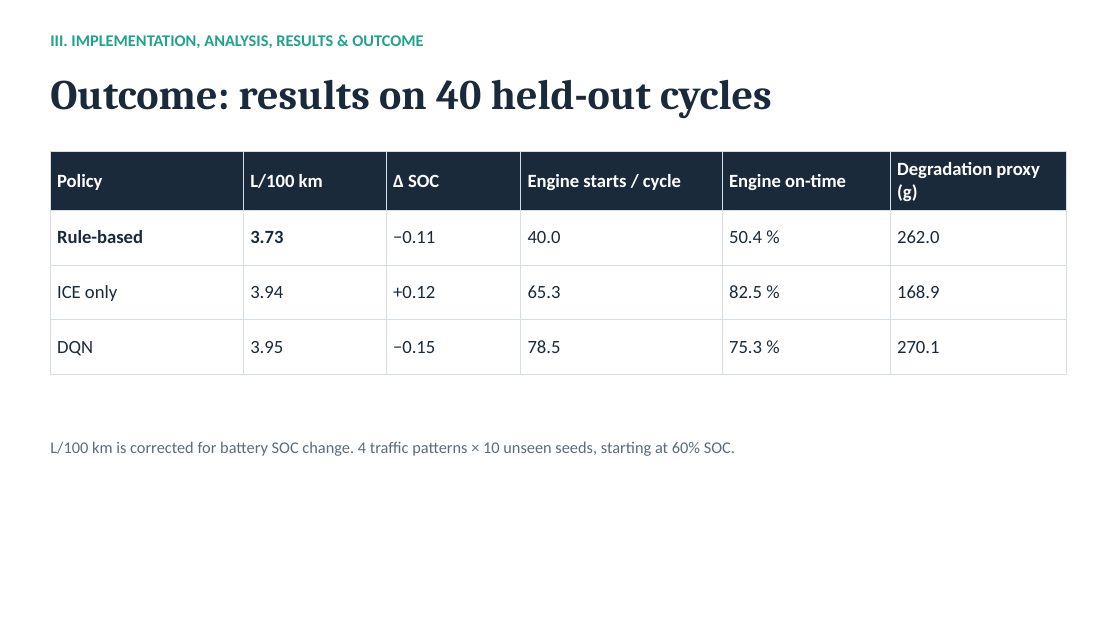
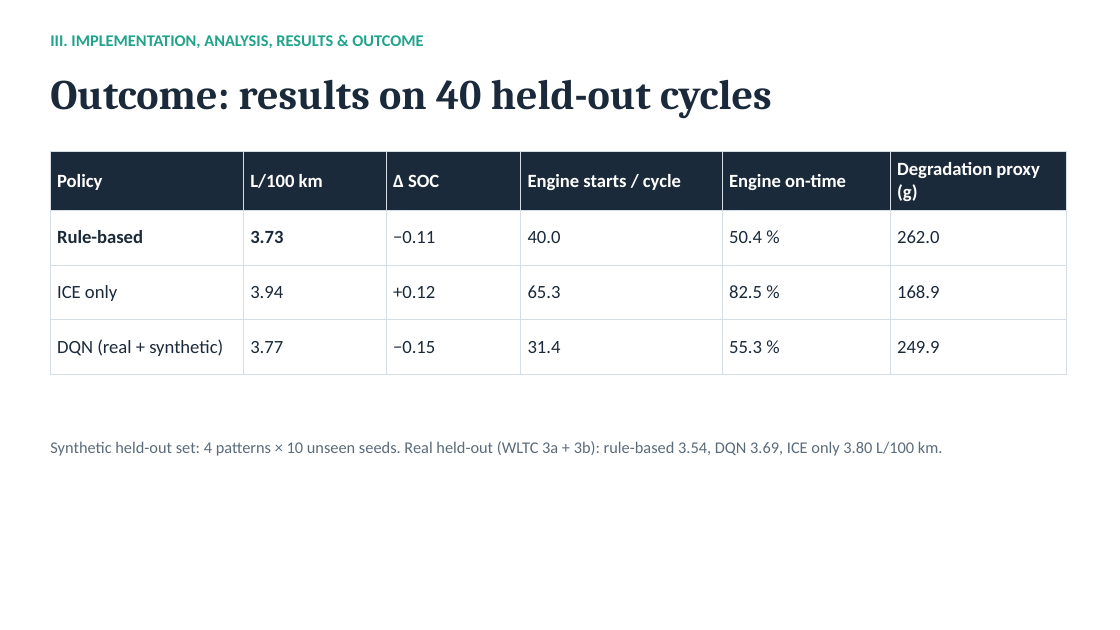
Before and after one commit to Uchihakamal1816/hev-torque-split-drl, a slide deck: slide 8 of HEV_Torque_Split_RL.pptx. Drawn at 1120x630 pixels with LibreOffice and Linux fonts; fonts in the diff are those of the drawing. Boxes give left, top, right and bottom in pixels: in the first picture for what was removed or moved away, otherwise in the second. Text is boxed around its words. In the diff, an @@ line names an element or a change of style, - is before the commit and + after.

```diff
--- a/HEV_Torque_Split_RL.pptx
+++ b/HEV_Torque_Split_RL.pptx
@@ table at (50,151,1067,360) @@
-row 4: DQN | 3.95 | −0.15 | 78.5 | 75.3 % | 270.1
+row 4: DQN (real + synthetic) | 3.77 | −0.15 | 31.4 | 55.3 % | 249.9
@@ text at (50,441,943,456): text changed @@
-L/100 km is corrected for battery SOC change. 4 traffic patterns × 10 unseen seeds, starting at 60% SOC.
+Synthetic held-out set: 4 patterns × 10 unseen seeds. Real held-out (WLTC 3a + 3b): rule-based 3.54, DQN 3.69, ICE only 3.80 L/100 km.
```
Also in this commit, not shown: 4 other slides changed, 28 other files.
